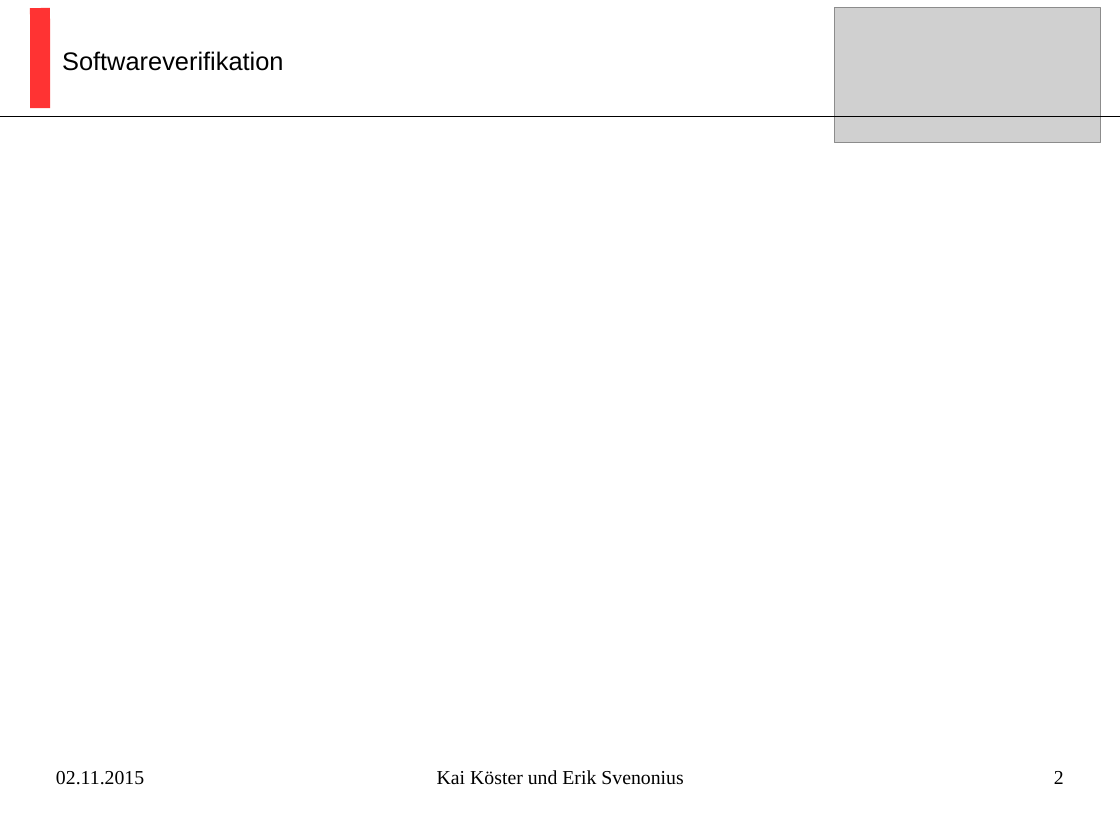
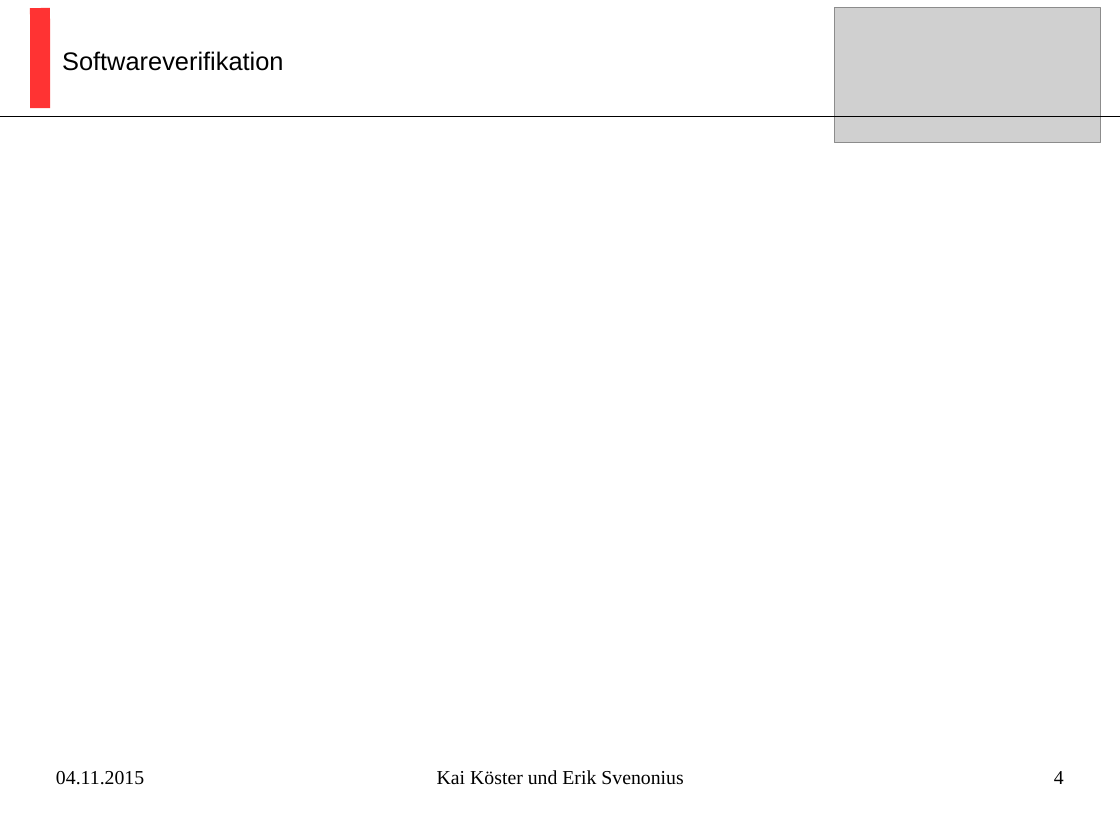
Before and after one commit to kaistefan/dafny, a slide deck: slide 4 of Ausarbeitung/Präsentation.pptx (slide 2 before the commit). Drawn at 1120x840 pixels with LibreOffice and Linux fonts; fonts in the diff are those of the drawing; grey boxes stand for pictures. Boxes give left, top, right and bottom in pixels: in the first picture for what was removed or moved away, otherwise in the second. Text is boxed around its words. In the diff, an @@ line names an element or a change of style, - is before the commit and + after.

```diff
--- a/Ausarbeitung/Präsentation.pptx
+++ b/Ausarbeitung/Präsentation.pptx
@@ text at [56,771,144,785]: text changed @@
-02.11.2015
+04.11.2015
@@ page number at [1054,771,1064,784]: text changed @@
-2
+4
```
Also in this commit, not shown: 3 other slides changed, 3 slides added, 2 other files.
